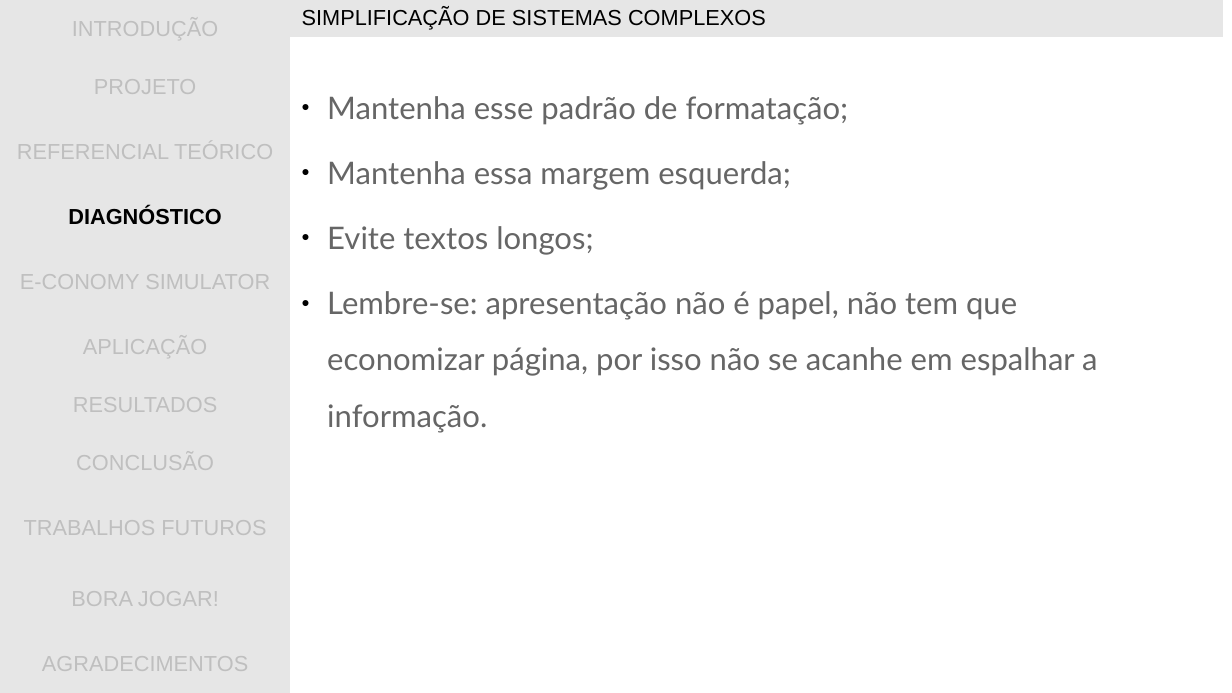
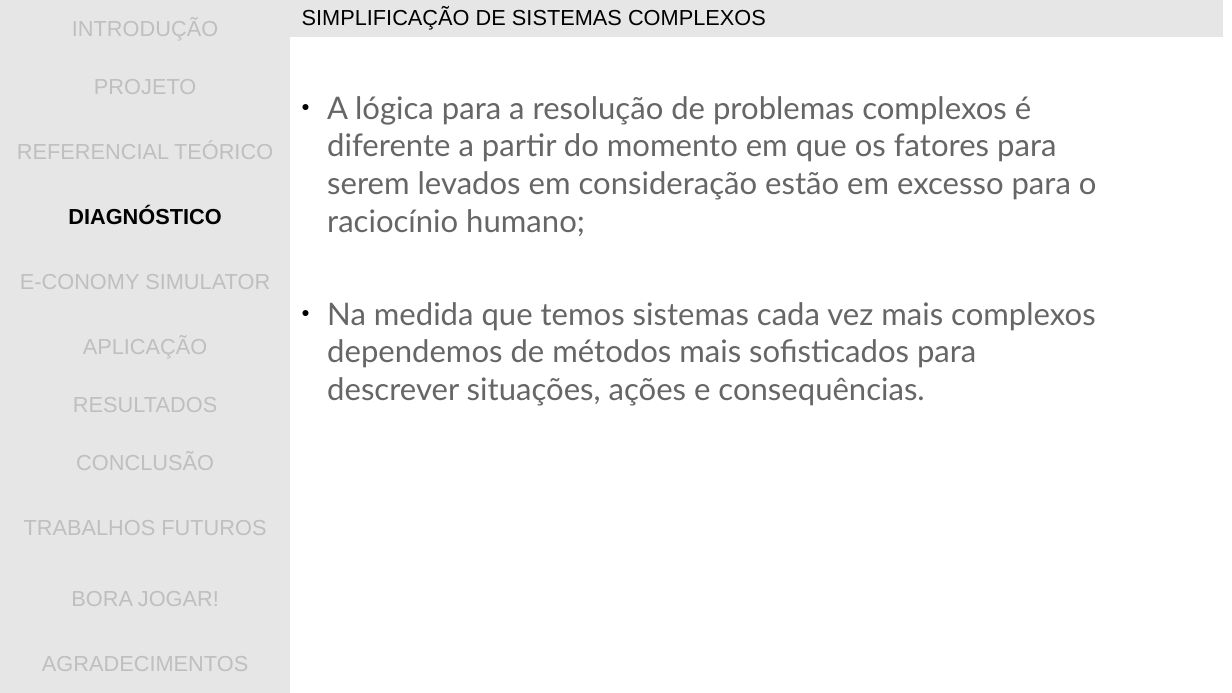
Before and after one commit to gwathsule/e-conomy-simulator, a slide deck: slide 12 of documentacao/apresentacao_tcc.ppt (slide 13 before the commit). Drawn at 1232x693 pixels with LibreOffice and Linux fonts; fonts in the diff are those of the drawing; background and template pictures are left out. Boxes give left, top, right and bottom in pixels: in the first picture for what was removed or moved away, otherwise in the second. Text is boxed around its words. In the diff, an @@ line names an element or a change of style, - is before the commit and + after.

```diff
--- a/documentacao/apresentacao_tcc.ppt
+++ b/documentacao/apresentacao_tcc.ppt
@@ text at [327, 96, 1097, 406]: text changed @@
-● Mantenha esse padrão de formatação;
-● Mantenha essa margem esquerda;
-● Evite textos longos;
-● Lembre-se: apresentação não é papel, não tem que economizar página, por isso não se acanhe em espalhar a informação.
+● A lógica para a resolução de problemas complexos é diferente a partir do momento em que os fatores para serem levados em consideração estão em excesso para o raciocínio humano;
+● Na medida que temos sistemas cada vez mais complexos dependemos de métodos mais sofisticados para descrever situações, ações e consequências.
```
Also in this commit, not shown: 7 other slides changed, 2 slides added, 4 slides removed.
